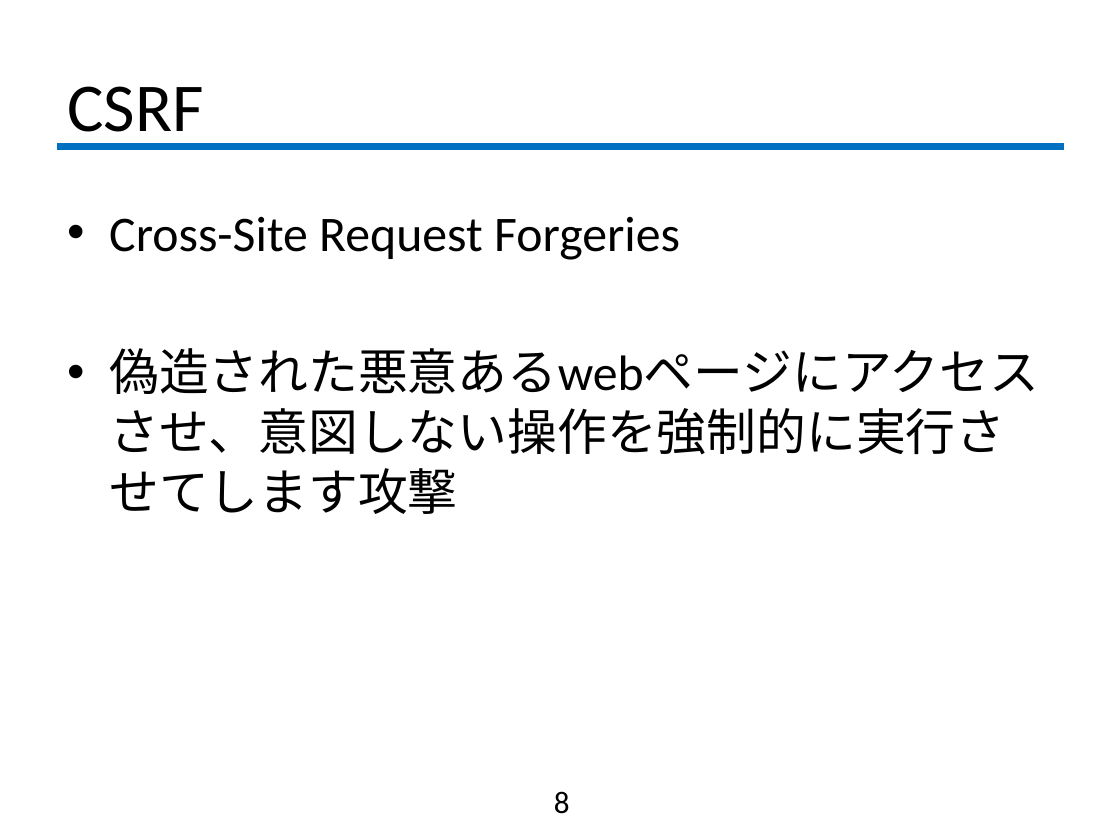
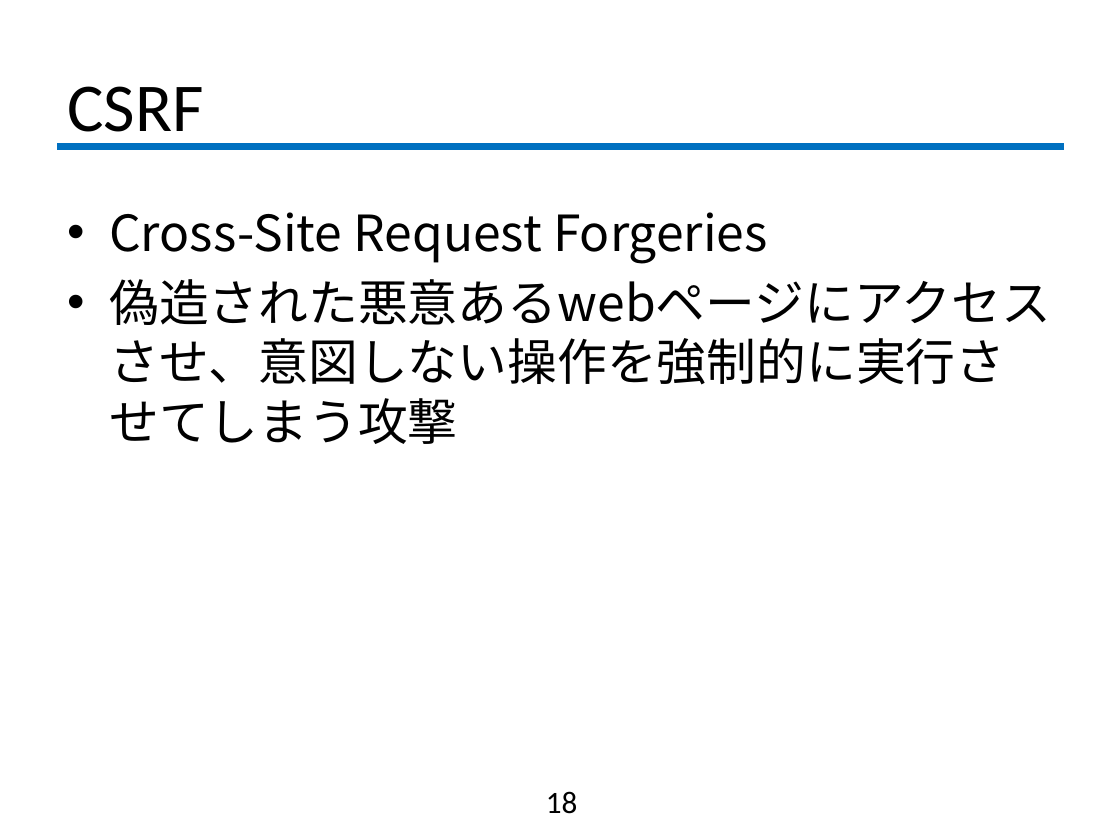
Before and after one commit to fujiLabo/fuji_simu, a slide deck: slide 18 of 中間発表.pptx (slide 8 before the commit). Drawn at 1120x840 pixels with LibreOffice and Linux fonts; fonts in the diff are those of the drawing; background and template pictures are left out. Boxes give left, top, right and bottom in pixels: in the first picture for what was removed or moved away, otherwise in the second. Text is boxed around its words. In the diff, an @@ line names an element or a change of style, - is before the commit and + after.

```diff
--- a/中間発表.pptx
+++ b/中間発表.pptx
@@ text at [109, 212, 768, 264]: font Calibri to Noto Sans CJK JP in "Cross-Site Request Forgeries" @@
@@ text at [109, 279, 1051, 444]: text changed; font Calibri to Noto Sans CJK JP @@
-• 偽造された悪意あるwebページにアクセスさせ、意図しない操作を強制的に実行させてします攻撃
+• 偽造された悪意あるwebページにアクセスさせ、意図しない操作を強制的に実行させてしまう攻撃
@@ page number at [546, 791, 578, 814]: text changed @@
-8
+18
```
Also in this commit, not shown: 5 other slides changed, 9 slides added, 1 slide removed.
